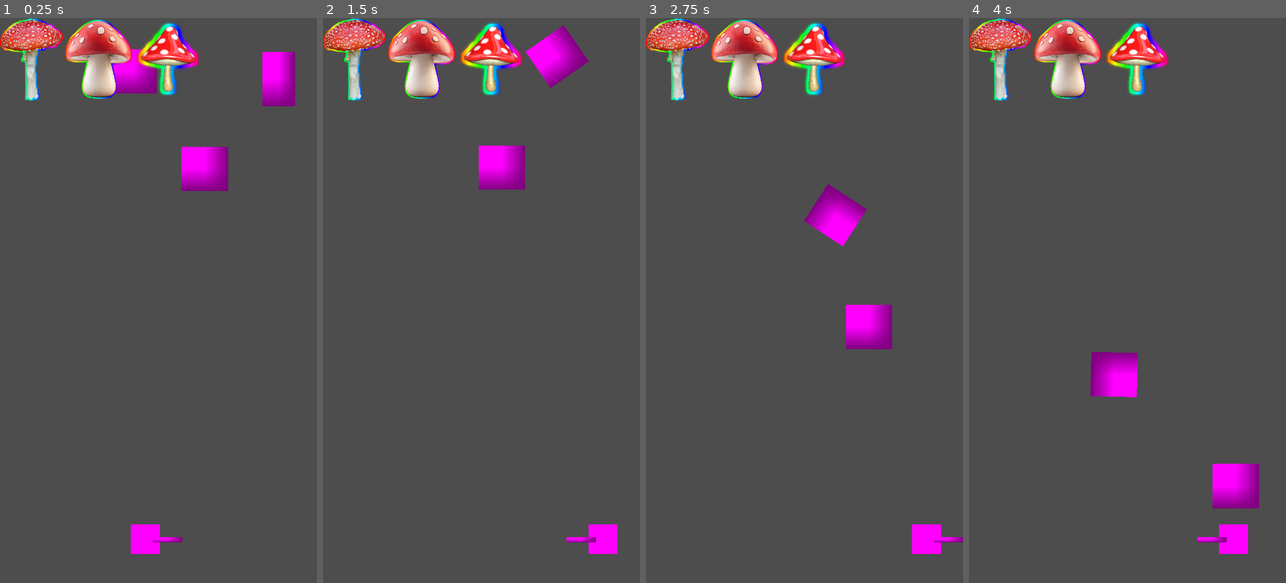
Above: before the commit, frames 1-4 (left to right).
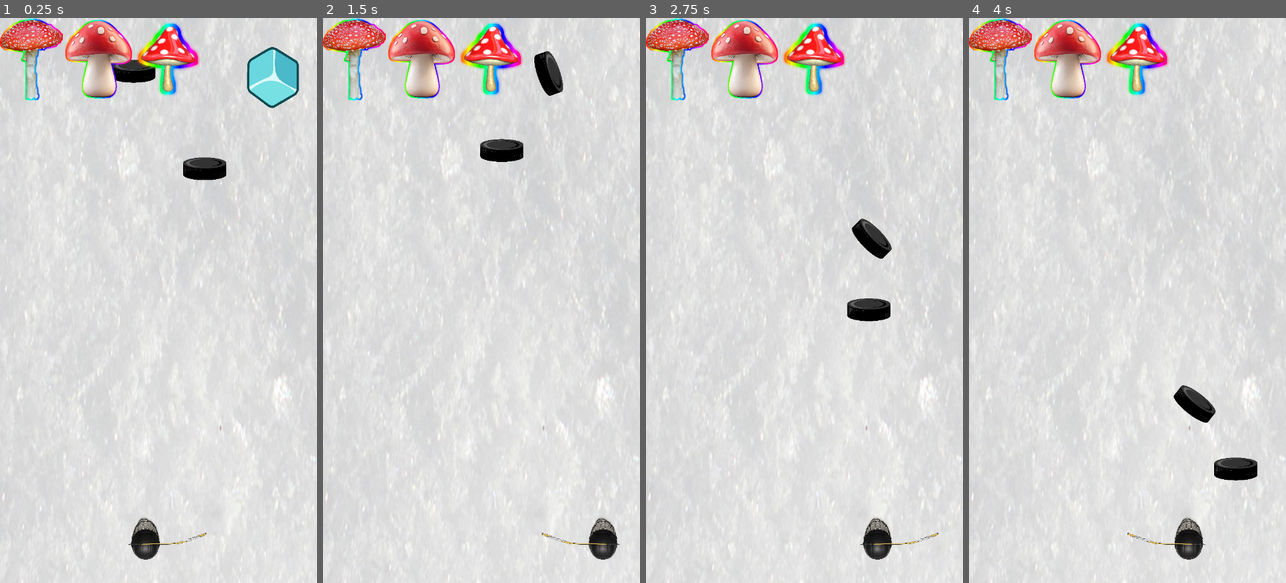
Above: after the commit, the same moments.

Repository: gdmagana/microdoze
Game: Godot game, scene res://scenes/Main.tscn
The game is run twice, just before and just after one commit, with the same random seed, the same clock (stepped at 60 frames per second) and the same inputs.
Inputs:
- Up to frame 1 (0.25 s): no input
- Up to frame 2 (1.5 s): tap Enter (ui_accept) at 0.5, 0.77 s; hold Right (ui_right) 0.53-1.28 s; hold Left (ui_left) from 1.28 s (still down)
- Up to frame 3 (2.75 s): tap Enter (ui_accept) at 1.52 s; release Left (ui_left) at 2.03 s; hold Right (ui_right) from 2.03 s (still down)
- Up to frame 4 (4 s): release Right (ui_right) at 2.78 s; hold Up (ui_up) 2.78-3.53 s; tap Enter (ui_accept) at 3.02, 3.77 s; hold Left (ui_left) from 3.53 s (still down)

The runs differ from the first frame. In frame 1, 96% of the frame differs, in the area x 0-100%, y 0-100%; in frame 2, 96%; in frame 3, 96%; in frame 4, 96%.

Commit message:
initial basic styling

Diff:
--- a/scenes/Ball.tscn
+++ b/scenes/Ball.tscn
@@ -1,8 +1,10 @@
-[gd_scene load_steps=4 format=3 uid="uid://c56tdwek10dmn"]
+[gd_scene load_steps=5 format=3 uid="uid://c56tdwek10dmn"]
 
 [ext_resource type="Script" uid="uid://cd0xx83h25033" path="res://scripts/ball.gd" id="1_gk6bx"]
+[ext_resource type="Texture2D" uid="uid://dq6xg64qkei3v" path="res://assets/ui/puck.png" id="2_ja1hk"]
 
-[sub_resource type="PlaceholderTexture2D" id="PlaceholderTexture2D_pa54t"]
+[sub_resource type="AnimatedTexture" id="AnimatedTexture_ul5l2"]
+frame_0/texture = ExtResource("2_ja1hk")
 
 [sub_resource type="CircleShape2D" id="CircleShape2D_gk6bx"]
 radius = 49.0102
@@ -17,9 +19,10 @@
 
 [node name="Sprite2D" type="Sprite2D" parent="."]
 position = Vector2(1, 1.90735e-06)
-scale = Vector2(105.5, 100.25)
-texture = SubResource("PlaceholderTexture2D_pa54t")
+scale = Vector2(0.1, 0.095)
+texture = SubResource("AnimatedTexture_ul5l2")
 
 [node name="CollisionShape2D" type="CollisionShape2D" parent="."]
 position = Vector2(0, -1)
+scale = Vector2(1, 0.6)
 shape = SubResource("CircleShape2D_gk6bx")
--- a/scenes/IceCube.tscn
+++ b/scenes/IceCube.tscn
@@ -1,31 +1,33 @@
-[gd_scene load_steps=5 format=3 uid="uid://c1jhp8cwiqypt"]
+[gd_scene load_steps=6 format=3 uid="uid://c1jhp8cwiqypt"]
 
 [ext_resource type="Script" uid="uid://bfciwee2uiwpv" path="res://scripts/ice_cube.gd" id="1_dhjbd"]
+[ext_resource type="Texture2D" uid="uid://comut2ytaoc8m" path="res://assets/freezer/ice_cube.png" id="2_xjf7q"]
 
-[sub_resource type="PlaceholderTexture2D" id="PlaceholderTexture2D_bt24t"]
+[sub_resource type="AnimatedTexture" id="AnimatedTexture_m8qu6"]
+frame_0/texture = ExtResource("2_xjf7q")
 
 [sub_resource type="RectangleShape2D" id="RectangleShape2D_dhjbd"]
-size = Vector2(78, 127)
+size = Vector2(117, 138)
 
 [sub_resource type="RectangleShape2D" id="RectangleShape2D_34cs0"]
-size = Vector2(78, 127)
+size = Vector2(117, 138)
 
 [node name="IceCube" type="StaticBody2D"]
 collision_mask = 256
 script = ExtResource("1_dhjbd")
 
 [node name="Sprite2D" type="Sprite2D" parent="."]
-position = Vector2(12, 3.49999)
-scale = Vector2(74, 123)
-texture = SubResource("PlaceholderTexture2D_bt24t")
+position = Vector2(-1, 0)
+scale = Vector2(-0.0751923, -0.083)
+texture = SubResource("AnimatedTexture_m8qu6")
 
 [node name="CollisionShape2D" type="CollisionShape2D" parent="."]
-position = Vector2(12, 3.5)
+position = Vector2(-0.5, 0)
 shape = SubResource("RectangleShape2D_dhjbd")
 
 [node name="Area2D" type="Area2D" parent="."]
 collision_mask = 256
 
 [node name="CollisionShape2D" type="CollisionShape2D" parent="Area2D"]
-position = Vector2(12, 3.5)
+position = Vector2(-0.5, 0)
 shape = SubResource("RectangleShape2D_34cs0")
--- a/scenes/Main.tscn
+++ b/scenes/Main.tscn
@@ -1,6 +1,7 @@
-[gd_scene load_steps=8 format=3 uid="uid://bhbf48fir0ikx"]
+[gd_scene load_steps=9 format=3 uid="uid://bhbf48fir0ikx"]
 
 [ext_resource type="PackedScene" uid="uid://b7mu1034wh12b" path="res://scenes/Player.tscn" id="1_glv2v"]
+[ext_resource type="Texture2D" uid="uid://du4d4rqryad3h" path="res://assets/freezer/snow_texture.jpg" id="1_vcsgt"]
 [ext_resource type="PackedScene" uid="uid://c1jhp8cwiqypt" path="res://scenes/IceCube.tscn" id="2_cm0pq"]
 [ext_resource type="PackedScene" uid="uid://c56tdwek10dmn" path="res://scenes/Ball.tscn" id="3_r0du0"]
 [ext_resource type="PackedScene" uid="uid://bsdi5day054n2" path="res://scenes/HealthUI.tscn" id="4_rarhs"]
@@ -16,6 +17,11 @@
 size = Vector2(915.5, 89.5)
 
 [node name="Node2D" type="Node2D"]
+
+[node name="SnowTexture" type="Sprite2D" parent="."]
+position = Vector2(387, -2998)
+scale = Vector2(1.86688, 3.52576)
+texture = ExtResource("1_vcsgt")
 
 [node name="HUD" type="CanvasLayer" parent="."]
 
--- a/scenes/Player.tscn
+++ b/scenes/Player.tscn
@@ -1,20 +1,24 @@
-[gd_scene load_steps=8 format=3 uid="uid://b7mu1034wh12b"]
+[gd_scene load_steps=10 format=3 uid="uid://b7mu1034wh12b"]
 
 [ext_resource type="Script" uid="uid://c42nmw6pvf0vi" path="res://scripts/player.gd" id="1_xhfnw"]
 [ext_resource type="Script" uid="uid://qeipi7vrr5j6" path="res://scripts/stick.gd" id="2_kpjcp"]
+[ext_resource type="Texture2D" uid="uid://cgh1cok0km66j" path="res://assets/freezer/helmet.png" id="2_mdl7e"]
+[ext_resource type="Texture2D" uid="uid://cr106ydl1b4j0" path="res://assets/ui/stick.png" id="3_3li8b"]
 
 [sub_resource type="CircleShape2D" id="CircleShape2D_xhfnw"]
-radius = 35.0
+radius = 56.0089
 
-[sub_resource type="NoiseTexture2D" id="NoiseTexture2D_xhfnw"]
+[sub_resource type="AnimatedTexture" id="AnimatedTexture_qu4a1"]
+frame_0/texture = ExtResource("2_mdl7e")
 
 [sub_resource type="RectangleShape2D" id="RectangleShape2D_kpjcp"]
-size = Vector2(77, 17.5)
+size = Vector2(218.169, 35.4094)
 
-[sub_resource type="PlaceholderTexture2D" id="PlaceholderTexture2D_xhfnw"]
+[sub_resource type="AnimatedTexture" id="AnimatedTexture_mdl7e"]
+frame_0/texture = ExtResource("3_3li8b")
 
 [sub_resource type="CircleShape2D" id="CircleShape2D_v6fml"]
-radius = 38.0
+radius = 55.0364
 
 [node name="Player" type="CharacterBody2D"]
 collision_layer = 4
@@ -26,8 +30,8 @@
 
 [node name="Sprite2D" type="Sprite2D" parent="."]
 position = Vector2(-4.76837e-07, -0.499998)
-scale = Vector2(0.128906, 0.130859)
-texture = SubResource("NoiseTexture2D_xhfnw")
+scale = Vector2(0.109, 0.111)
+texture = SubResource("AnimatedTexture_qu4a1")
 
 [node name="Stick" type="Area2D" parent="."]
 collision_layer = 2
@@ -35,12 +39,15 @@
 script = ExtResource("2_kpjcp")
 
 [node name="CollisionShape2D" type="CollisionShape2D" parent="Stick"]
+position = Vector2(-1.14641, 0.616975)
+rotation = -0.31765
 shape = SubResource("RectangleShape2D_kpjcp")
 
 [node name="Sprite2D" type="Sprite2D" parent="Stick"]
 position = Vector2(0.5, 1)
-scale = Vector2(67, 12)
-texture = SubResource("PlaceholderTexture2D_xhfnw")
+rotation = -0.31765
+scale = Vector2(0.2, 0.036)
+texture = SubResource("AnimatedTexture_mdl7e")
 
 [node name="Hitbox" type="Area2D" parent="."]
 collision_layer = 4
--- a/scripts/player.gd
+++ b/scripts/player.gd
@@ -75,11 +75,14 @@
 		if stick_push_timer < 0:
 			is_stick_pushing = false
 
-	var stick_offset := Vector2(50,0) * last_direction
+# Stick position offset and flip
+	var stick_offset := Vector2(50, 0) * last_direction
 	if is_stick_pushing:
 		stick_offset += Vector2(0, -25)
 
 	$Stick.position = stick_offset
+	$Stick.scale.x = last_direction  # Flip the stick sprite to face correct side
+
 
 	move_and_slide()
 
Binary file added: assets/freezer/helmet.png
Not shown, added: assets/freezer/helmet.png.import
Binary file added: assets/freezer/ice_cube.png
Not shown, added: assets/freezer/ice_cube.png.import
Binary file added: assets/freezer/snow_texture.jpg
Not shown, added: assets/freezer/snow_texture.jpg.import
Binary file added: assets/ui/puck.png
Not shown, added: assets/ui/puck.png.import
Binary file added: assets/ui/stick.png
Not shown, added: assets/ui/stick.png.import
